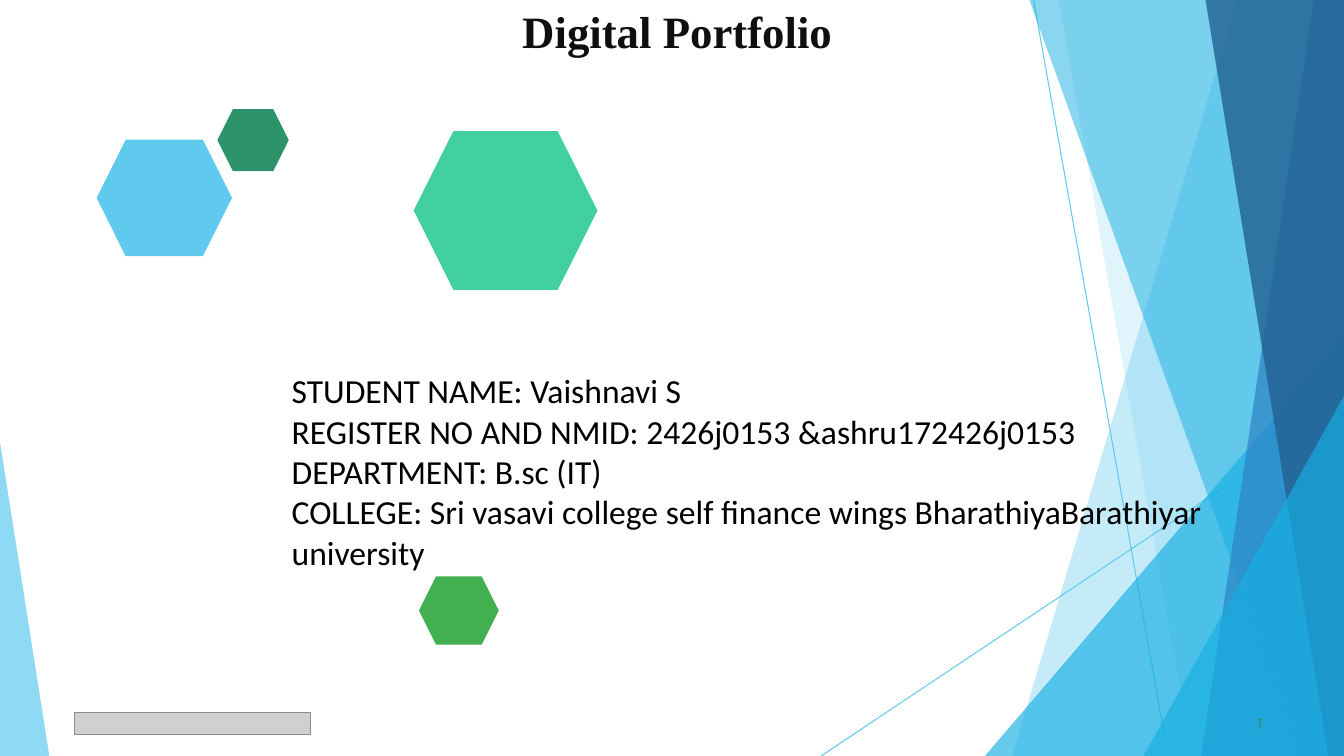
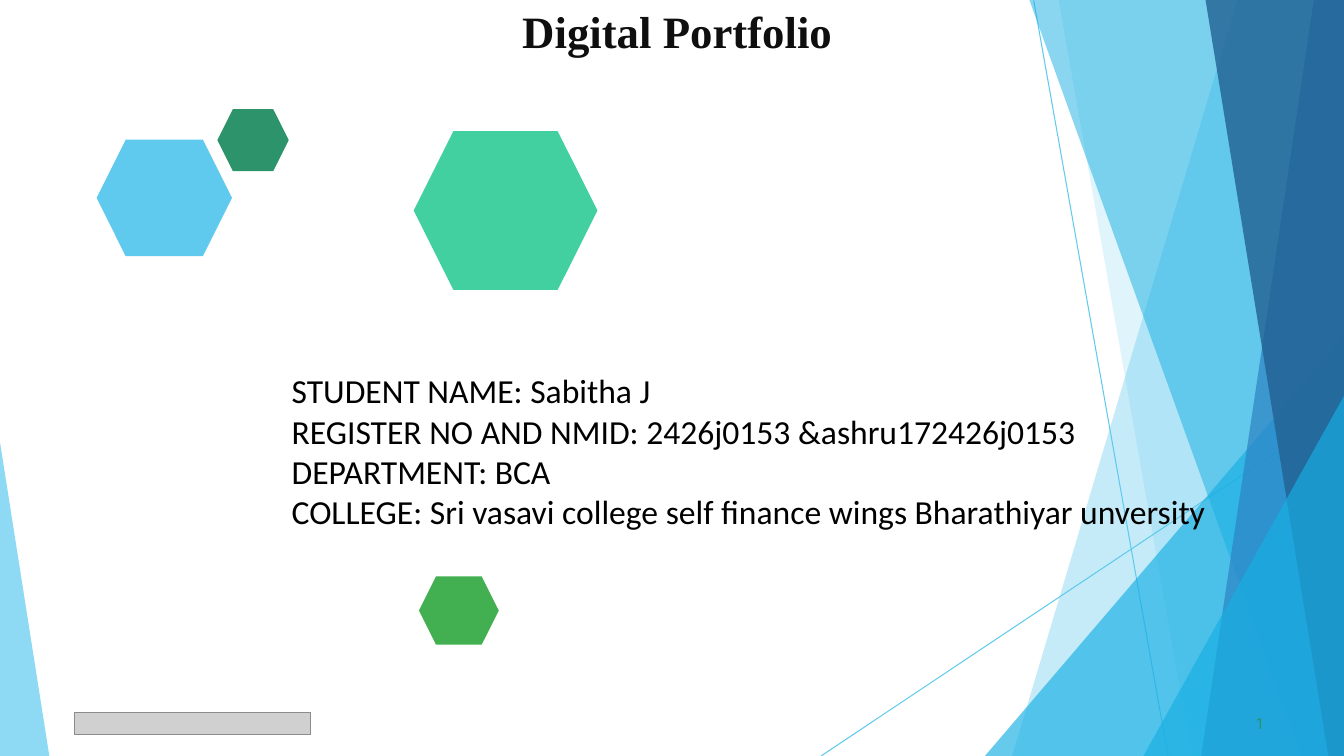
Before and after one commit to sabithajayakumar59-boop/Sabitha, a slide deck: slide 1 of PPT FWD TNSDC 2025 (1)-1.pptx. Drawn at 1344x756 pixels with LibreOffice and Linux fonts; fonts in the diff are those of the drawing; grey boxes stand for pictures. Boxes give left, top, right and bottom in pixels: in the first picture for what was removed or moved away, otherwise in the second. Text is boxed around its words. In the diff, an @@ line names an element or a change of style, - is before the commit and + after.

```diff
--- a/PPT FWD TNSDC 2025 (1)-1.pptx
+++ b/PPT FWD TNSDC 2025 (1)-1.pptx
@@ text at bbox=[292, 379, 651, 404]: text changed @@
-STUDENT NAME: Vaishnavi S
+STUDENT NAME: Sabitha J
@@ text at bbox=[292, 462, 1205, 533]: text changed @@
-DEPARTMENT: B.sc (IT)
-COLLEGE: Sri vasavi college self finance wings BharathiyaBarathiyar university
+DEPARTMENT: BCA
+COLLEGE: Sri vasavi college self finance wings Bharathiyar unversity
```
Also in this commit, not shown: 5 other slides changed.
